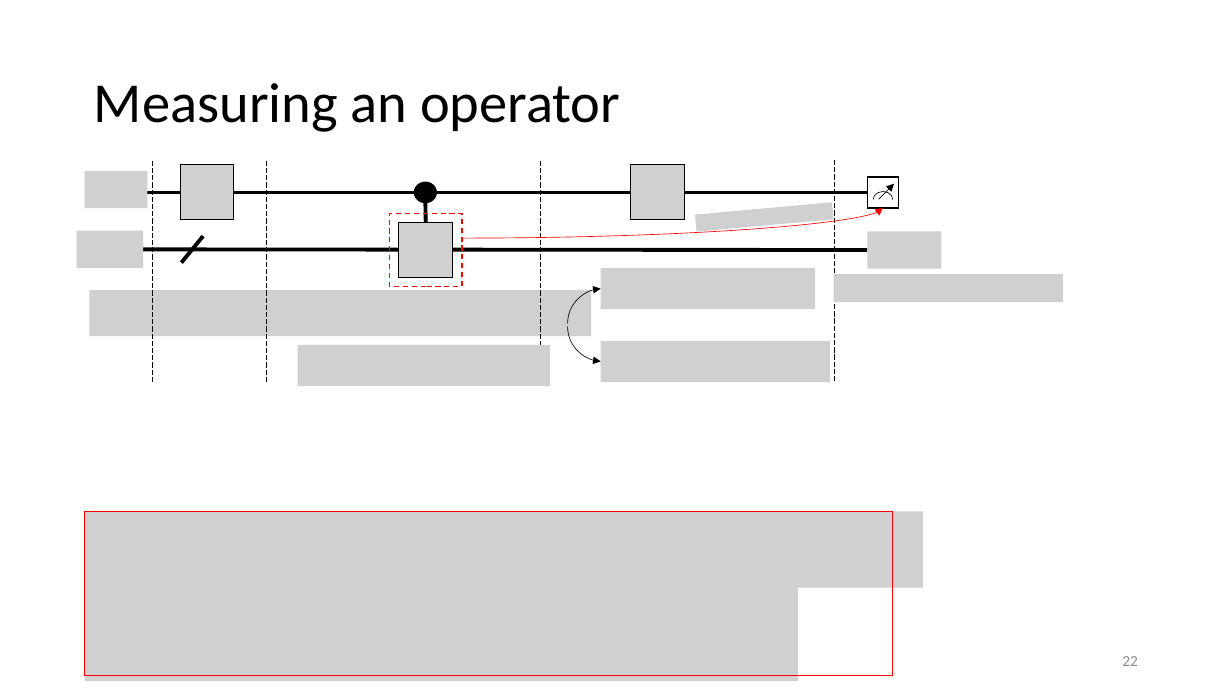
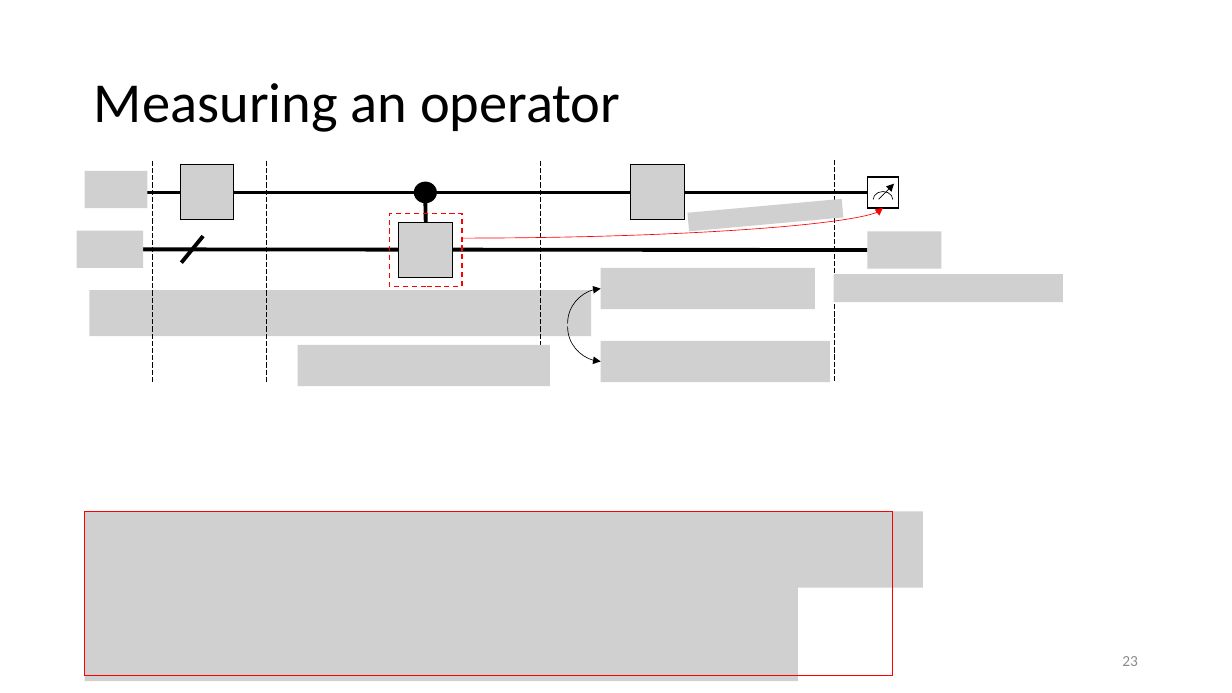
Before and after one commit to vutuanhai237/CourseMaterialsUIT, a slide deck: slide 23 of SExxx-Programming for quantum computer/UPTschool/Qubit and Circuit.pptx (slide 22 before the commit). Drawn at 1232x693 pixels with LibreOffice and Linux fonts; fonts in the diff are those of the drawing; grey boxes stand for pictures. Boxes give left, top, right and bottom in pixels: in the first picture for what was removed or moved away, otherwise in the second. Text is boxed around its words. In the diff, an @@ line names an element or a change of style, - is before the commit and + after.

```diff
--- a/SExxx-Programming for quantum computer/UPTschool/Qubit and Circuit.pptx
+++ b/SExxx-Programming for quantum computer/UPTschool/Qubit and Circuit.pptx
@@ picture resized from (x1=695, y1=203, x2=834, y2=233) to (x1=688, y1=199, x2=844, y2=232) @@
@@ page number at (x1=1122, y1=656, x2=1138, y2=666): text changed @@
-22
+23
```
Also in this commit, not shown: 5 other slides changed, 4 slides added, 12 other files.
